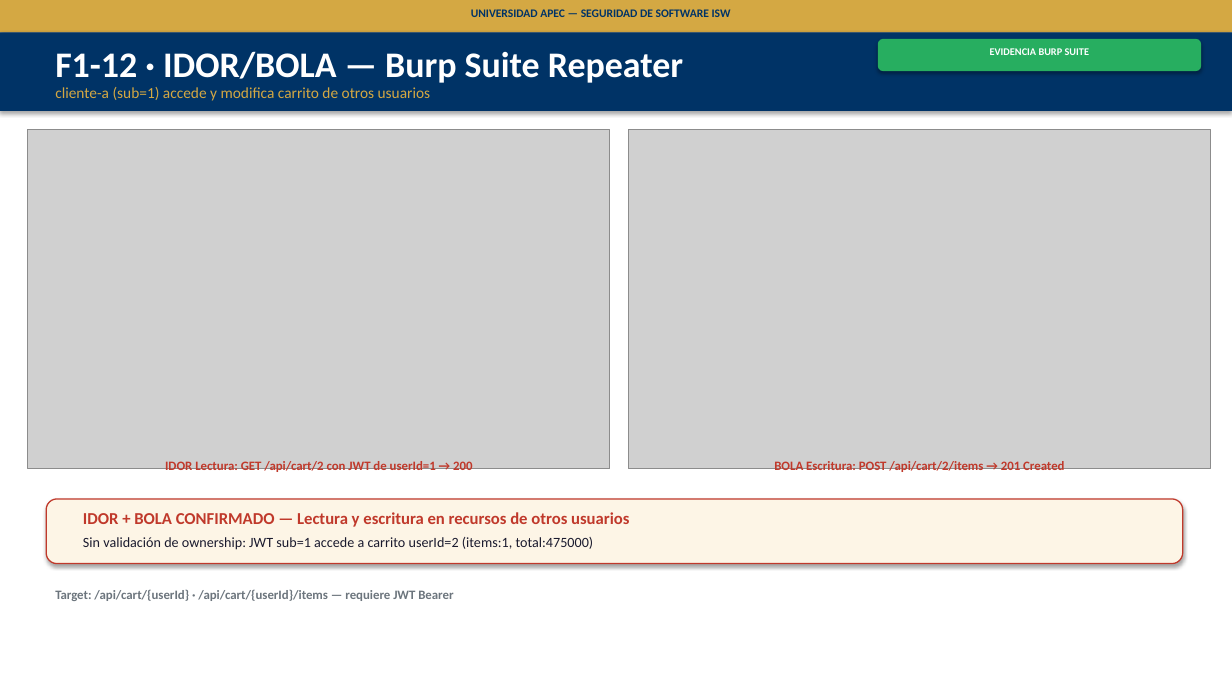
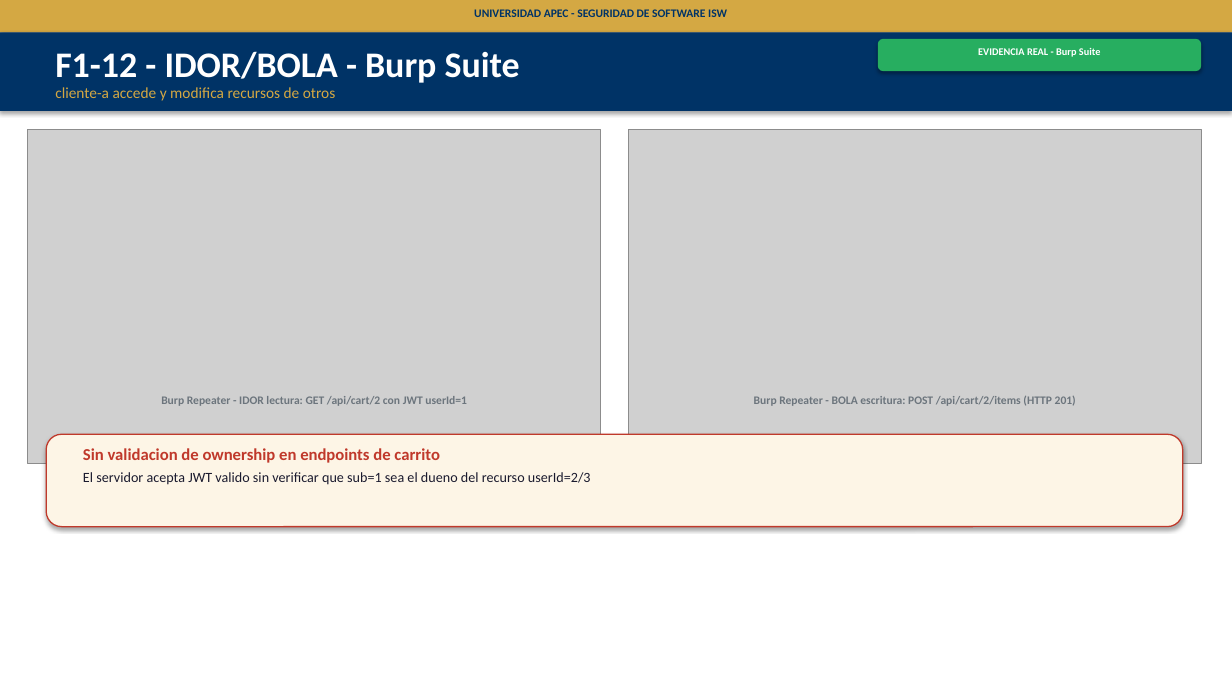
Before and after one commit to RainieryPeniaJrg/unapec-isw-mini-shop-security-lab, a slide deck: slide 11 of docs/fase1/presentacion-fase1-minishop.pptx (slide 15 before the commit). Drawn at 1232x693 pixels with LibreOffice and Linux fonts; fonts in the diff are those of the drawing; grey boxes stand for pictures. Boxes give left, top, right and bottom in pixels: in the first picture for what was removed or moved away, otherwise in the second. Text is boxed around its words. In the diff, an @@ line names an element or a change of style, - is before the commit and + after.

```diff
--- a/docs/fase1/presentacion-fase1-minishop.pptx
+++ b/docs/fase1/presentacion-fase1-minishop.pptx
@@ text at [474,9,727,17]: text changed @@
-UNIVERSIDAD APEC — SEGURIDAD DE SOFTWARE ISW
+UNIVERSIDAD APEC - SEGURIDAD DE SOFTWARE ISW
@@ text at [55,51,520,83]: text changed @@
-F1-12 · IDOR/BOLA — Burp Suite Repeater
+F1-12 - IDOR/BOLA - Burp Suite
@@ text at [978,48,1100,57]: text changed @@
-EVIDENCIA BURP SUITE
+EVIDENCIA REAL - Burp Suite
@@ text at [55,87,335,101]: text changed @@
-cliente-a (sub=1) accede y modifica carrito de otros usuarios
+cliente-a accede y modifica recursos de otros
@@ picture: place and size @@
-picture at [28,129,610,469]
+picture at [28,129,601,464]
@@ picture: place and size @@
-picture at [628,129,1211,469]
+picture at [628,129,1202,464]
@@ text at [161,396,467,406]: text changed; size 10 to 9 pt; text colour #C0392B to #6C757D @@
-IDOR Lectura: GET /api/cart/2 con JWT de userId=1 → 200
+Burp Repeater - IDOR lectura: GET /api/cart/2 con JWT userId=1
@@ text at [754,396,1076,406]: text changed; size 10 to 9 pt; text colour #C0392B to #6C757D @@
-BOLA Escritura: POST /api/cart/2/items → 201 Created
+Burp Repeater - BOLA escritura: POST /api/cart/2/items (HTTP 201)
@@ rounded rectangle: place and size @@
-rounded rectangle at [46,499,1183,564]
+rounded rectangle at [46,434,1183,527]
@@ text at [83,448,591,485]: text changed @@
-IDOR + BOLA CONFIRMADO — Lectura y escritura en recursos de otros usuarios
-Sin validación de ownership: JWT sub=1 accede a carrito userId=2 (items:1, total:475000)
+Sin validacion de ownership en endpoints de carrito
+El servidor acepta JWT valido sin verificar que sub=1 sea el dueno del recurso userId=2/3
@@ text removed at [55,589,453,601] @@
-Target: /api/cart/{userId} · /api/cart/{userId}/items — requiere JWT Bearer
```
Also in this commit, not shown: 18 other slides changed, 1 slide added, 3 slides removed.
